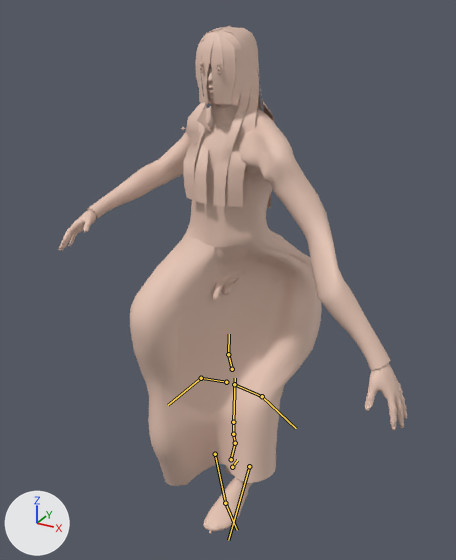
Two versions of the glTF model public/models/hero-walk.glb, one commit apart.
Camera for both pictures: a camera (50 mm lens) standing at (1.25, -2.32, 2.17) and looking at (0.02, -0.09, 1.06). The lights are fixed; the arrows at lower left show +X, +Y and +Z. The first picture is the older version. Both versions are drawn at frame 1 of the action 'Walk'; the numbers are the values there. The bones that change, and the others that lie on the model, are drawn over the model as lines.

Names of what the first picture shows: 'Human'.
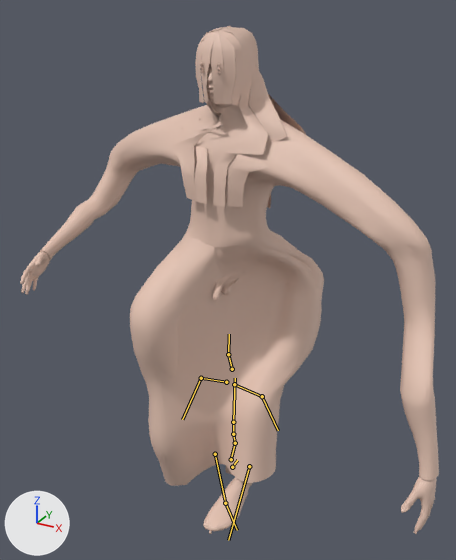
Edits to the scene script, one JSON object a line:
```json
{"block": "bone_upperarm_l", "where": "bone_upperarm_l = bpy.data.objects['Human.rig'].pose.bones['upperarm_l']  # child of 'clavicle_l'"}
{"op": "set", "path": "bone_upperarm_l.rotation_quaternion", "old": "(0.989, -0.148, 0.0, 0.0)", "new": "(0.959, -0.16, 0.039, -0.23)", "note": "degrees (-17, 0, 0) -> degrees (-19, 0, -27)"}
{"block": "bone_upperarm_r", "where": "bone_upperarm_r = bpy.data.objects['Human.rig'].pose.bones['upperarm_r']  # child of 'clavicle_r'"}
{"op": "set", "path": "bone_upperarm_r.rotation_quaternion", "old": "(0.989, 0.148, 0.0, 0.0)", "new": "(0.959, 0.16, 0.039, 0.23)", "note": "degrees (17, 0, 0) -> degrees (19, 0, 27)"}
```

What differs and where, as boxes (x1, y1, x2, y2) in the pictures (456 x 560 px):
```json
{"object": "Human", "change": "posed", "before": [58, 26, 407, 534], "after": [20, 26, 439, 534], "on screen": "20% wider"}
{"bone": "upperarm_l", "before": "(262, 396) to (296, 428)", "after": "(262, 396) to (278, 430)"}
{"bone": "upperarm_r", "before": "(201, 378) to (168, 405)", "after": "(201, 378) to (182, 419)"}
```
